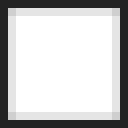
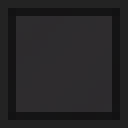
Revision of a layered 128×128 image; what changed, layer by layer:
added layer "Top Tank" (50%) above "Top" over [8, 8, 120, 120]
showed "Top", opacity 25% → 75% over [8, 8, 120, 120]
showed "Basic copy" over [8, 8, 120, 120]
showed "Basic" over [8, 8, 120, 120]
